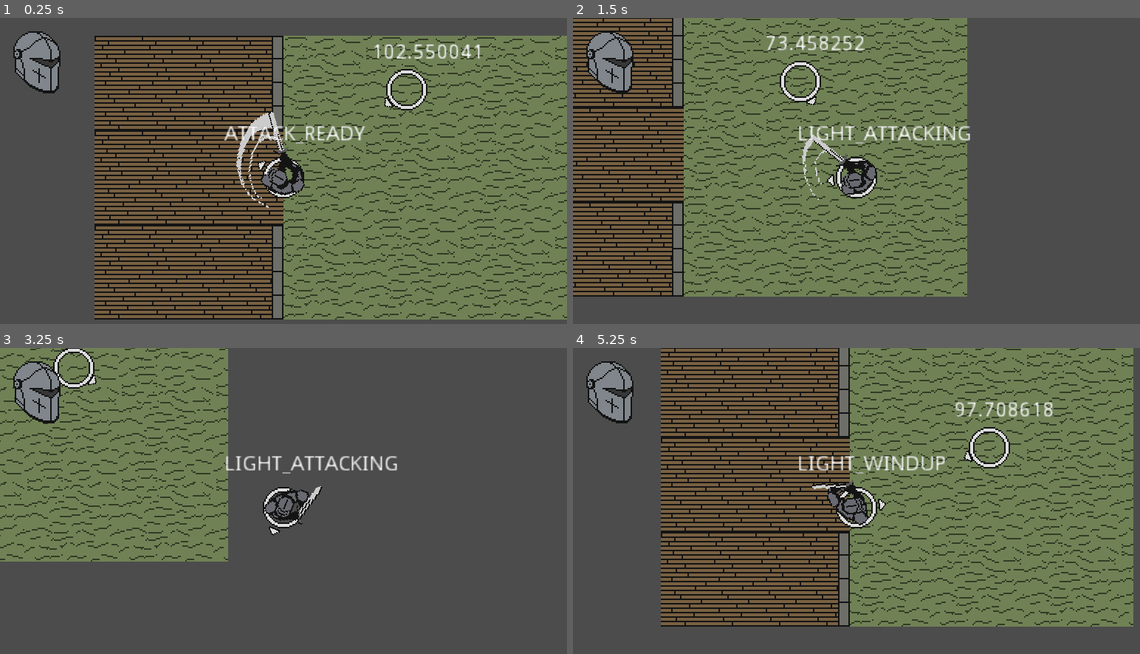
Above: before the commit, frames 1-4 (two rows, left to right).
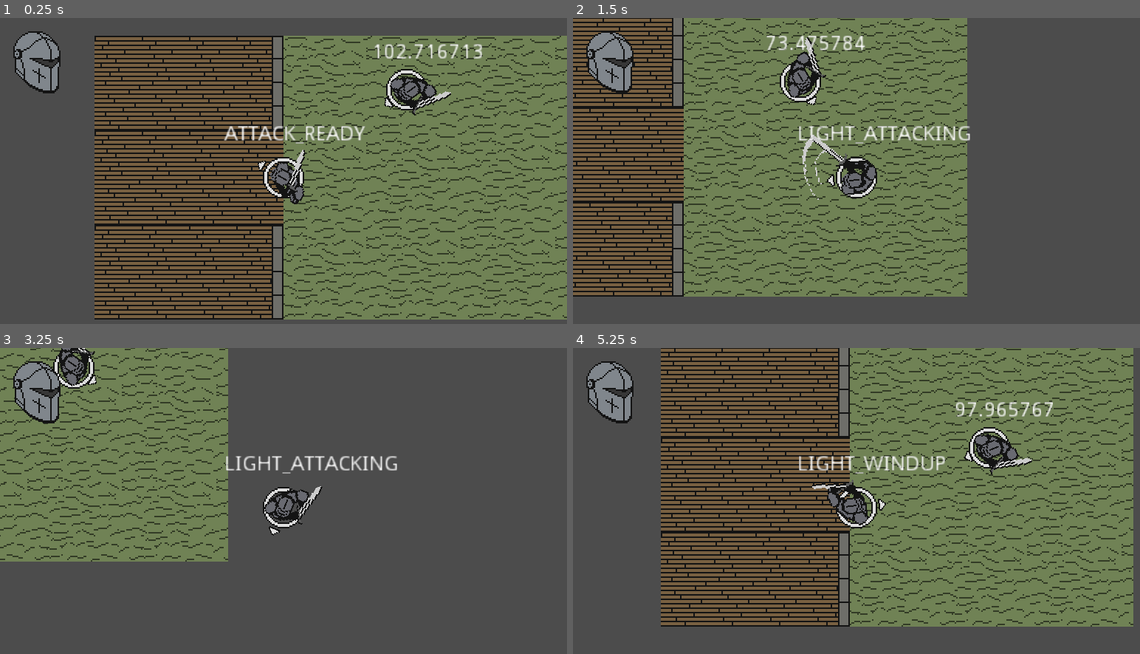
Above: after the commit, the same moments.

Repository: BGuerrero825/Slasher
Game: Godot game, scene res://Base.tscn
Same seed, same stepped clock (60 frames per second), same inputs: the game is played once before the commit and once after it.
Inputs (mouse positions are in pixels of both pictures, inside the frame that each line leads up to):
- Up to frame 1 (0.25 s): no input
- Up to frame 2 (1.5 s): move the mouse to (981, 161) at 0.52 s; press the mouse at (981, 161) at 0.53 s; hold D (move_right) 0.53-1.28 s; move the mouse to (743, 192) at 1.27 s; release the mouse at (743, 192) at 1.28 s; hold S (move_down) from 1.28 s (still down); click (743, 192) at 1.35 s
- Up to frame 3 (3.25 s): move the mouse to (340, 436) at 2.02 s; release S (move_down) at 2.03 s; press the mouse at (340, 436) at 2.03 s; hold D (move_right) 2.03-2.78 s; move the mouse to (255, 571) at 2.77 s; release the mouse at (255, 571) at 2.78 s; hold Up (move_up) from 2.78 s (still down); click (255, 571) at 2.85 s
- Up to frame 4 (5.25 s): move the mouse to (1026, 556) at 3.52 s; release Up (move_up) at 3.53 s; press the mouse at (1026, 556) at 3.53 s; hold A (move_left) 3.53-5.03 s; move the mouse to (686, 461) at 4.27 s; release the mouse at (686, 461) at 4.28 s; click (686, 461) at 4.35 s; move the mouse to (884, 507) at 5.02 s; press the mouse at (884, 507) at 5.03 s; hold S (move_down) from 5.03 s (still down)

The runs differ from the first frame. In frame 1, 2.0% of the frame differs, in the area x 41-86%, y 8-63%; in frame 2, 0.8%; in frame 3, 0.5%; in frame 4, 1.0%.

Commit message:
updated state machine, added anim player

Diff:
--- a/code/npc.gd
+++ b/code/npc.gd
@@ -33,39 +33,42 @@
 		ATTACKING:
 			pass
 
-		STANDOFF:
-			pass
+		STANDOFF:  # attacking range
+			velocity = Vector2.ZERO
+			velocity.x = cos($center.rotation)+PI/2
+			velocity.y = sin($center.rotation)+PI/2
+			velocity = speed * velocity.normalized()
+
+
 
 		RETREATING:
 			pass
 
 		BACKING_AWAY:
-			pass
+			velocity.x = cos($center.rotation)
+			velocity.y = sin($center.rotation)
+			velocity = -speed * velocity.normalized()
 
 		MOVING_TO_PLAYER:
-			pass
+			velocity.x = cos($center.rotation)
+			velocity.y = sin($center.rotation)
+			velocity = speed * velocity.normalized()
 
 		SLEEP:
 			pass
+
 
 	# move towards the player if far away
 	var distance_to_player = position.distance_to(player_pos)
 
 	if distance_to_player > STANDOFF_DISTANCE:
-		velocity.x = cos($center.rotation)
-		velocity.y = sin($center.rotation)
-		velocity = speed * velocity.normalized()
+		current_state = MOVING_TO_PLAYER
 
 	elif distance_to_player < RUNAWAY_DISTANCE:
-		velocity.x = cos($center.rotation)
-		velocity.y = sin($center.rotation)
-		velocity = -speed * velocity.normalized()
+		current_state = BACKING_AWAY
 
 	else:  # fighting distance
-		velocity = Vector2.ZERO
-		velocity.x = cos($center.rotation)+PI/2
-		velocity.y = sin($center.rotation)+PI/2
-		velocity = speed * velocity.normalized()
+		current_state = STANDOFF
 
 	velocity = move_and_slide(velocity)
 
--- a/objects/npc.tscn
+++ b/objects/npc.tscn
@@ -1,13 +1,117 @@
-[gd_scene load_steps=7 format=2]
+[gd_scene load_steps=13 format=2]
 
 [ext_resource path="res://art/character_plate.png" type="Texture" id=1]
 [ext_resource path="res://art/direction_indicator.png" type="Texture" id=2]
 [ext_resource path="res://code/npc.gd" type="Script" id=3]
 [ext_resource path="res://code/hurtbox.gd" type="Script" id=4]
+[ext_resource path="res://art/knight.png" type="Texture" id=5]
 
 [sub_resource type="CircleShape2D" id=1]
 
 [sub_resource type="CircleShape2D" id=2]
+
+[sub_resource type="Animation" id=3]
+resource_name = "Heavy"
+length = 0.8
+step = 0.05
+tracks/0/type = "value"
+tracks/0/path = NodePath("character:frame")
+tracks/0/interp = 1
+tracks/0/loop_wrap = true
+tracks/0/imported = false
+tracks/0/enabled = true
+tracks/0/keys = {
+"times": PoolRealArray( 0, 0.2, 0.4, 0.6, 0.8 ),
+"transitions": PoolRealArray( 1, 1, 1, 1, 1 ),
+"update": 1,
+"values": [ 7, 8, 9, 10, 0 ]
+}
+tracks/1/type = "value"
+tracks/1/path = NodePath("hitbox/CollisionShape2D:disabled")
+tracks/1/interp = 1
+tracks/1/loop_wrap = true
+tracks/1/imported = false
+tracks/1/enabled = true
+tracks/1/keys = {
+"times": PoolRealArray( 0, 0.2, 0.6 ),
+"transitions": PoolRealArray( 1, 1, 1 ),
+"update": 1,
+"values": [ true, false, true ]
+}
+
+[sub_resource type="Animation" id=4]
+resource_name = "Idle"
+loop = true
+tracks/0/type = "value"
+tracks/0/path = NodePath("character:frame")
+tracks/0/interp = 1
+tracks/0/loop_wrap = true
+tracks/0/imported = false
+tracks/0/enabled = true
+tracks/0/keys = {
+"times": PoolRealArray( 0, 0.5 ),
+"transitions": PoolRealArray( 1, 1 ),
+"update": 1,
+"values": [ 0, 1 ]
+}
+
+[sub_resource type="Animation" id=5]
+resource_name = "Light"
+length = 0.4
+step = 0.05
+tracks/0/type = "value"
+tracks/0/path = NodePath("character:frame")
+tracks/0/interp = 1
+tracks/0/loop_wrap = true
+tracks/0/imported = false
+tracks/0/enabled = true
+tracks/0/keys = {
+"times": PoolRealArray( 0.05, 0.15, 0.3, 0.4 ),
+"transitions": PoolRealArray( 1, 1, 1, 1 ),
+"update": 1,
+"values": [ 3, 4, 5, 0 ]
+}
+tracks/1/type = "value"
+tracks/1/path = NodePath("hitbox/CollisionShape2D:disabled")
+tracks/1/interp = 1
+tracks/1/loop_wrap = true
+tracks/1/imported = false
+tracks/1/enabled = true
+tracks/1/keys = {
+"times": PoolRealArray( 0, 0.05, 0.2 ),
+"transitions": PoolRealArray( 1, 1, 1 ),
+"update": 1,
+"values": [ true, false, true ]
+}
+
+[sub_resource type="Animation" id=6]
+resource_name = "Prep"
+tracks/0/type = "value"
+tracks/0/path = NodePath("character:frame")
+tracks/0/interp = 1
+tracks/0/loop_wrap = true
+tracks/0/imported = false
+tracks/0/enabled = true
+tracks/0/keys = {
+"times": PoolRealArray( 0 ),
+"transitions": PoolRealArray( 1 ),
+"update": 1,
+"values": [ 2 ]
+}
+
+[sub_resource type="Animation" id=7]
+tracks/0/type = "value"
+tracks/0/path = NodePath("character:frame")
+tracks/0/interp = 1
+tracks/0/loop_wrap = true
+tracks/0/imported = false
+tracks/0/enabled = true
+tracks/0/keys = {
+"times": PoolRealArray( 0 ),
+"transitions": PoolRealArray( 1 ),
+"update": 1,
+"values": [ 6 ]
+}
 
 [node name="npc" type="KinematicBody2D"]
 script = ExtResource( 3 )
@@ -23,6 +127,14 @@
 [node name="direction_indicator" type="Sprite" parent="center"]
 position = Vector2( 16, 0 )
 texture = ExtResource( 2 )
+
+[node name="character" type="Sprite" parent="center"]
+position = Vector2( 0, 7 )
+rotation = 1.5708
+texture = ExtResource( 5 )
+offset = Vector2( 3, -5 )
+vframes = 2
+hframes = 5
 
 [node name="hurtbox" type="Area2D" parent="."]
 collision_layer = 0
@@ -40,4 +152,11 @@
 __meta__ = {
 "_edit_use_anchors_": false
 }
+
+[node name="AnimationPlayer" type="AnimationPlayer" parent="."]
+anims/Heavy = SubResource( 3 )
+anims/Idle = SubResource( 4 )
+anims/Light = SubResource( 5 )
+anims/Prep = SubResource( 6 )
+anims/Windup = SubResource( 7 )
 [connection signal="damage_taken" from="hurtbox" to="." method="_on_hurtbox_damage_taken"]
--- a/objects/player.tscn
+++ b/objects/player.tscn
@@ -135,7 +135,7 @@
 offset = Vector2( 3, -5 )
 vframes = 2
 hframes = 6
-frame = 3
+frame = 7
 
 [node name="hitbox" type="Area2D" parent="center"]
 collision_mask = 0
